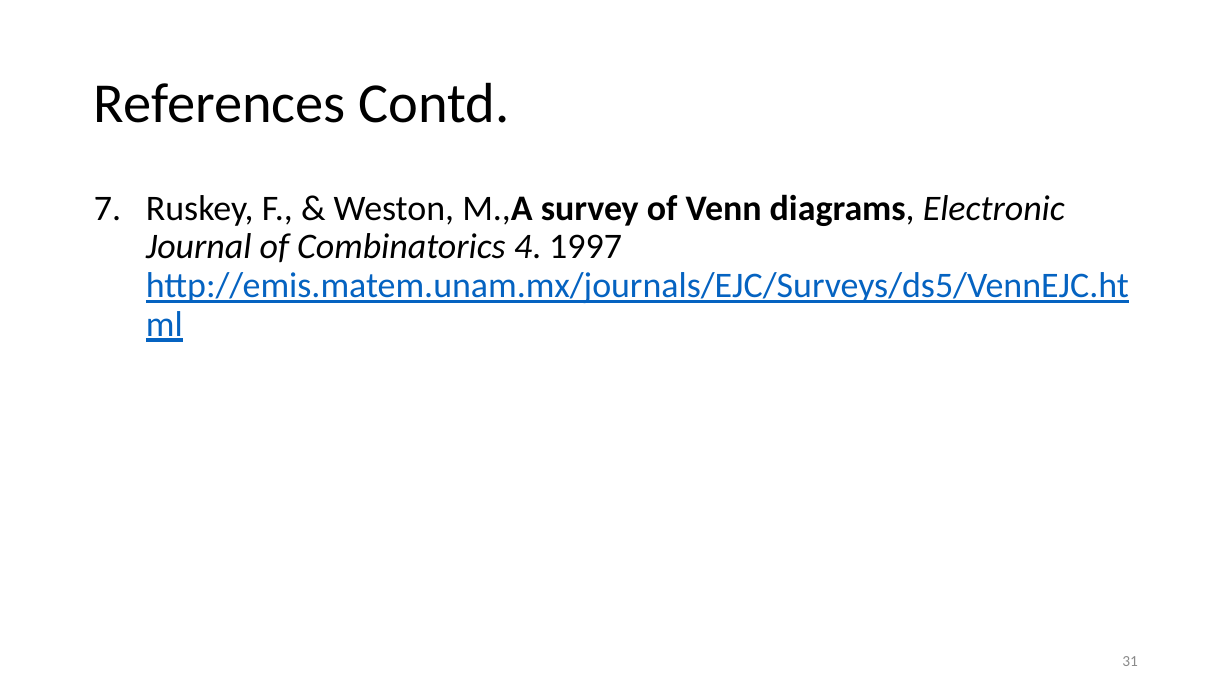
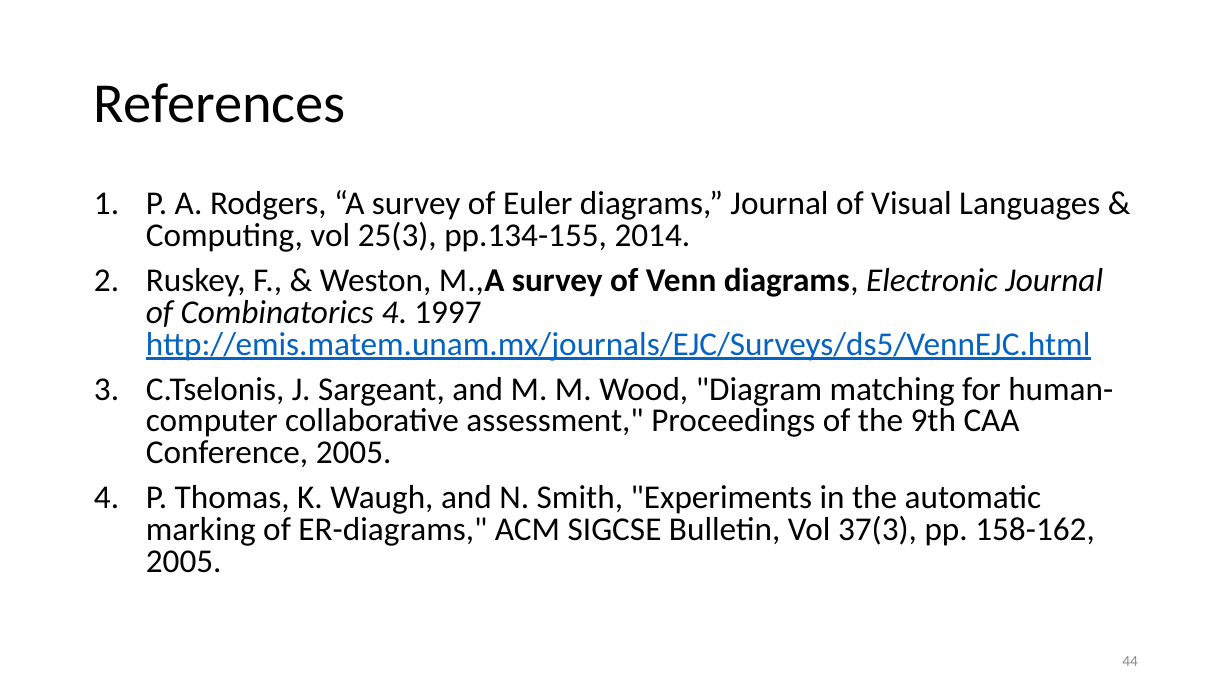
Before and after one commit to diunuge/Paper---Automatic-Assessment-of-Student-Answers-Consisting-of-Venn-and-Euler-Diagrams, a slide deck: slide 44 of MSc review/2/MSC review.pptx (slide 31 before the commit). Drawn at 1232x693 pixels with LibreOffice and Linux fonts; fonts in the diff are those of the drawing; background and template pictures are left out. Boxes give left, top, right and bottom in pixels: in the first picture for what was removed or moved away, otherwise in the second. Text is boxed around its words. In the diff, an @@ line names an element or a change of style, - is before the commit and + after.

```diff
--- a/MSc review/2/MSC review.pptx
+++ b/MSc review/2/MSC review.pptx
@@ title at (94,83,346,123): text changed @@
-References Contd.
+References
@@ text at (146,190,1100,252): paragraph added @@
+1. P. A. Rodgers, “A survey of Euler diagrams,” Journal of Visual Languages & Computing, vol 25(3), pp.134-155, 2014.
@@ text at (146,267,1103,361): size 28 to 25.9 pt in "Ruskey, F., & Weston, M.,A survey of ..."; line spacing 0.9 to 0.8 @@
@@ text at (146,377,1113,573): paragraphs added @@
+3. C.Tselonis, J. Sargeant, and M. M. Wood, "Diagram matching for human-computer collaborative assessment," Proceedings of the 9th CAA Conference, 2005.
+4. P. Thomas, K. Waugh, and N. Smith, "Experiments in the automatic marking of ER-diagrams," ACM SIGCSE Bulletin, Vol 37(3), pp. 158-162, 2005.
@@ page number at (1122,656,1138,666): text changed @@
-31
+44
```
Also in this commit, not shown: 13 other slides changed, 24 slides added, 7 slides removed, 6 other files.
